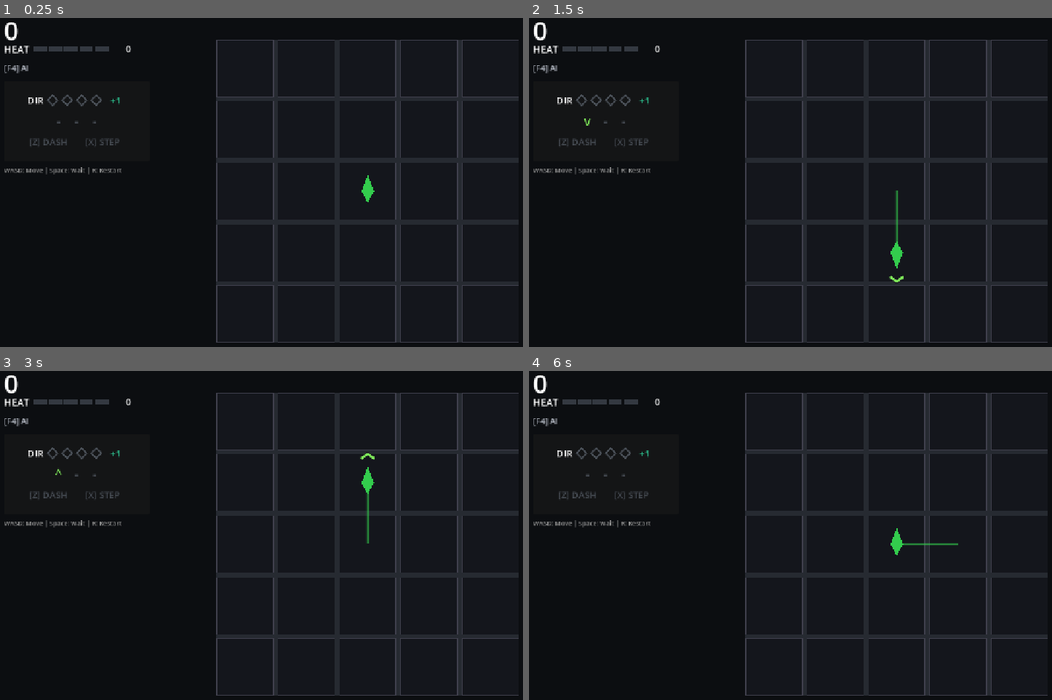
Above: before the commit, frames 1-4 (two rows, left to right).
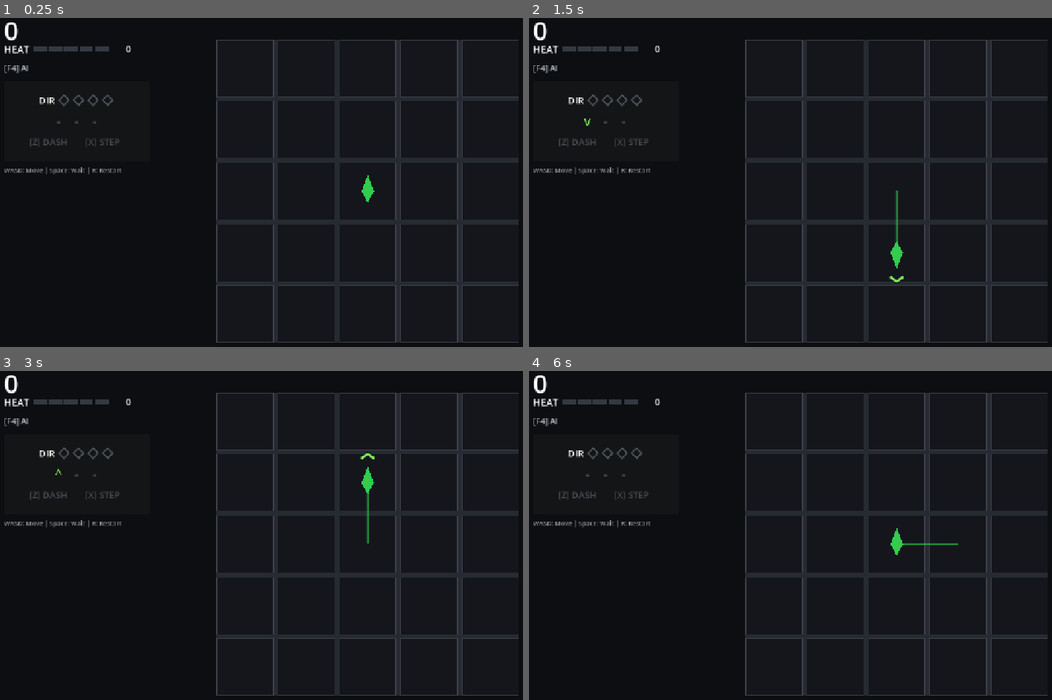
Above: after the commit, the same moments.

Repository: Periodev/DIR_03
Game: Godot game, scene res://scenes/extra_mode/extra_mode.tscn
Two runs of this game, one before a commit and one after it. Both use one fixed random seed, a clock stepped at 60 frames per second and the inputs below. This scene is started directly instead of the project's main scene. Sound files missing from this copy of the repository are replaced by a short silence.
Inputs (mouse positions are in pixels of both pictures, inside the frame that each line leads up to):
- Up to frame 1 (0.25 s): no input
- Up to frame 2 (1.5 s): tap Enter at 0.5 s; move the mouse to (942, 172) at 0.52 s; hold Right (move_right) 0.53-1.28 s; tap R at 0.6 s; click (942, 172) at 0.67 s; tap F5 (reset_level) at 1.25 s; move the mouse to (696, 208) at 1.27 s; hold Down (move_down) from 1.28 s (still down); tap X (install_vector) at 1.35 s
- Up to frame 3 (3 s): tap R at 1.55, 2.3 s; tap F5 (reset_level) at 2, 2.75 s; move the mouse to (345, 463) at 2.02 s; release Down (move_down) at 2.03 s; hold Right (move_right) 2.03-2.78 s; hold Space (trigger_vector) 2.03-2.78 s; move the mouse to (256, 617) at 2.77 s; hold Up (move_up) from 2.78 s (still down); tap Z (undo_command) at 2.85 s; click (256, 617) at 2.92 s
- Up to frame 4 (6 s): tap R at 3.05, 3.6, 4.55, 5.3, 5.85 s; tap F5 (reset_level) at 3.5, 4.25 s; move the mouse to (989, 598) at 3.52 s; release Up (move_up) at 3.53 s; hold Left (move_left) 3.53-5.03 s; move the mouse to (638, 489) at 4.27 s; tap Enter at 4.35 s; move the mouse to (842, 545) at 5.02 s; hold Down (move_down) 5.03-5.78 s; tap Keypad Enter at 5.1 s; click (842, 545) at 5.17 s; move the mouse to (727, 453) at 5.77 s; hold Right (move_right) from 5.78 s (still down)

The runs differ from the first frame. In frame 1, 0.3% of the frame differs, in the area x 5-23%, y 23-27%; in frame 2, 0.3%; in frame 3, 0.3%; in frame 4, 0.3%.

Commit message:
Refine Extra energy gain feedback

Diff:
--- a/scripts/extra_mode/Board.gd
+++ b/scripts/extra_mode/Board.gd
@@ -57,6 +57,7 @@
 var _pending_kill_visual: Array[Vector2i] = []  # 正在等待延遲視覺更新的格子
 var survival_turns: int = 0
 var energy_quarter_units: int = 0
+var last_energy_gain_quarter_units: int = 0
 var bonus_step_armed: bool = false
 var _bonus_step_kill_active: bool = false
 var ultimate_dashes_remaining: int = 0
@@ -154,6 +155,7 @@
 	_pending_kill_visual.clear()
 	survival_turns = 0
 	energy_quarter_units = 0
+	last_energy_gain_quarter_units = 0
 	bonus_step_armed = false
 	_bonus_step_kill_active = false
 	ultimate_dashes_remaining = 0
@@ -195,6 +197,7 @@
 	if _player_move_visual_pending:
 		return false
 	if ultimate_dashes_remaining > 0:
+		last_energy_gain_quarter_units = 0
 		return _try_ultimate_dash(dir)
 	var is_bonus_step: bool = bonus_step_armed
 
@@ -208,6 +211,7 @@
 	var target_type = grid[target.y][target.x]
 
 	if target_type == CharacterData.CellType.LIVE:
+		last_energy_gain_quarter_units = 0
 		return _complete_live_move(dir, target, is_bonus_step)
 
 	else:
@@ -220,6 +224,7 @@
 				return false  # No matching direction in queue
 		elif not _consume_attack_direction(dir):
 			return false  # No matching direction in queue
+		last_energy_gain_quarter_units = 0
 		_clear_attack_prompts()
 
 		var origin := player_pos
@@ -315,6 +320,7 @@
 
 	if not inventory.consume_charge():
 		return false
+	last_energy_gain_quarter_units = 0
 
 	player_facing_dir = dir
 	var target_type = grid[target.y][target.x]
@@ -344,6 +350,7 @@
 		return false
 	if bonus_step_armed or ultimate_dashes_remaining > 0:
 		return false
+	last_energy_gain_quarter_units = 0
 	score_manager.on_move_to_live()
 	return _finalize_turn_after_action()
 
@@ -414,6 +421,7 @@
 	if energy_quarter_units < cost:
 		return false
 	energy_quarter_units -= cost
+	last_energy_gain_quarter_units = 0
 	bonus_step_armed = true
 	play_bonus_step_sound()
 	_refresh_visuals()
@@ -421,6 +429,9 @@
 
 func get_energy_quarter_units() -> int:
 	return energy_quarter_units
+
+func get_last_energy_gain() -> int:
+	return last_energy_gain_quarter_units
 
 func play_bonus_step_sound() -> void:
 	var sound := AudioStreamPlayer.new()
@@ -447,6 +458,7 @@
 	if not bool(data["has_ult"]):
 		return false
 	energy_quarter_units = 0
+	last_energy_gain_quarter_units = 0
 	ultimate_dashes_remaining = ULT_DASH_COUNT
 	_ultimate_chain_started = false
 	play_ultimate_activation_sound()
@@ -626,10 +638,14 @@
 	)
 
 func _charge_energy_for_combo(combo: int) -> void:
+	var energy_gain: int = energy_gain_for_combo(combo)
 	energy_quarter_units = mini(
-		energy_quarter_units + energy_gain_for_combo(combo),
+		energy_quarter_units + energy_gain,
 		ENERGY_QUARTER_UNITS_MAX
 	)
+	# The HUD reports the Heat-tier reward, even if the bar itself is already
+	# capped and can accept only part of it.
+	last_energy_gain_quarter_units = energy_gain
 
 var cycle_resolved: bool = false  # true = this cycle already spawned, remaining turns idle
 
--- a/scripts/extra_mode/HUD.gd
+++ b/scripts/extra_mode/HUD.gd
@@ -14,6 +14,8 @@
 const SIDEBAR_WIDTH := 320.0
 const STATUS_PANEL_TOP := 158.0
 const STATUS_PANEL_HEIGHT := 176.0
+const ENERGY_ROW_CONTENT_WIDTH := 162.0
+const ENERGY_GAIN_WIDTH := 44.0
 
 var score_label: Label
 var combo_label: Label
@@ -125,16 +127,17 @@
 		energy_container.add_child(energy_slot)
 		energy_slots.append(energy_slot)
 
-	# What the next kill would add to the bar. Reads +0 while a STEP or an ULT
-	# chain is queued, because those kills are energy-sterile.
+	# Last resolved energy gain. This lives outside the HBox so changing or
+	# hiding it never shifts the DIR label and its four energy slots.
 	energy_gain_label = Label.new()
-	energy_gain_label.text = "+0"
+	energy_gain_label.text = ""
 	energy_gain_label.add_theme_font_size_override("font_size", 20)
 	energy_gain_label.add_theme_color_override("font_color", ENERGY_GAIN_COLOR)
-	energy_gain_label.custom_minimum_size = Vector2(44, 36)
+	energy_gain_label.size = Vector2(ENERGY_GAIN_WIDTH, 36)
 	energy_gain_label.vertical_alignment = VERTICAL_ALIGNMENT_CENTER
 	energy_gain_label.horizontal_alignment = HORIZONTAL_ALIGNMENT_CENTER
-	energy_row.add_child(energy_gain_label)
+	energy_gain_label.visible = false
+	add_child(energy_gain_label)
 
 	var direction_row := HBoxContainer.new()
 	direction_row.alignment = BoxContainer.ALIGNMENT_CENTER
@@ -297,11 +300,11 @@
 	heat_meter.set_heat(combo)
 
 func update_energy_gain(quarter_units: int) -> void:
+	energy_gain_label.visible = quarter_units > 0
+	if quarter_units <= 0:
+		return
 	energy_gain_label.text = "+%d" % quarter_units
-	energy_gain_label.add_theme_color_override(
-		"font_color",
-		ENERGY_GAIN_COLOR if quarter_units > 0 else ENERGY_GAIN_IDLE_COLOR
-	)
+	energy_gain_label.add_theme_color_override("font_color", ENERGY_GAIN_COLOR)
 
 func update_energy(
 	quarter_units: int,
@@ -404,6 +407,11 @@
 	var sidebar_width: float = min(SIDEBAR_WIDTH, viewport_size.x - SIDEBAR_MARGIN * 2.0)
 	inventory_panel.position = Vector2(SIDEBAR_MARGIN, STATUS_PANEL_TOP)
 	inventory_panel.size = Vector2(sidebar_width, STATUS_PANEL_HEIGHT)
+	energy_gain_label.position = Vector2(
+		SIDEBAR_MARGIN + (sidebar_width + ENERGY_ROW_CONTENT_WIDTH) * 0.5 + 4.0,
+		STATUS_PANEL_TOP + 24.0
+	)
+	energy_gain_label.size = Vector2(ENERGY_GAIN_WIDTH, 36.0)
 
 	message_label.position = Vector2(SIDEBAR_MARGIN, STATUS_PANEL_TOP + STATUS_PANEL_HEIGHT + 10.0)
 	message_label.size = Vector2(sidebar_width, 30)
--- a/scripts/extra_mode/Main.gd
+++ b/scripts/extra_mode/Main.gd
@@ -167,7 +167,7 @@
 		board.get_ultimate_dashes_remaining(),
 		board.get_bonus_step_cost()
 	)
-	hud.update_energy_gain(board.get_next_kill_energy_gain())
+	hud.update_energy_gain(board.get_last_energy_gain())
 	hud.update_state(board.game_state.current_state)
 
 func _on_spawn_hit_started(slot_count: int, energy_slot_index: int) -> void:
--- a/tools/benchmark_extra_combo_bot.gd
+++ b/tools/benchmark_extra_combo_bot.gd
@@ -26,6 +26,16 @@
 	await process_frame
 	var started_at: int = Time.get_ticks_msec()
 	var decisions: int = 0
+	# Per-action-type counts, so X/Z usage can be read off directly instead of
+	# guessed at from score alone. move_during_step and move_during_ult split
+	# out ACTION_MOVE calls that happen while a STEP or ULT chain is already
+	# armed (the follow-through presses), from ordinary moves/attacks.
+	var count_move: int = 0
+	var count_step_arm: int = 0
+	var count_ult_arm: int = 0
+	var count_wait: int = 0
+	var count_move_during_step: int = 0
+	var count_move_during_ult: int = 0
 	while decisions < MAX_DECISIONS and not board.game_state.is_game_over():
 		if Time.get_ticks_msec() - started_at >= TIMEOUT_MSEC:
 			break
@@ -35,12 +45,21 @@
 		var action: int = bot.choose_action(board)
 		match action:
 			DIRExtraComboBot.ACTION_MOVE:
+				if board.bonus_step_armed:
+					count_move_during_step += 1
+				elif board.get_ultimate_dashes_remaining() > 0:
+					count_move_during_ult += 1
+				else:
+					count_move += 1
 				board.try_move(bot.chosen_direction)
 			DIRExtraComboBot.ACTION_DASH:
+				count_step_arm += 1
 				board.try_energy_bonus_step()
 			DIRExtraComboBot.ACTION_ULT:
+				count_ult_arm += 1
 				board.try_energy_ultimate()
 			DIRExtraComboBot.ACTION_WAIT:
+				count_wait += 1
 				board.try_wait()
 			_:
 				break
@@ -56,5 +75,15 @@
 			board.score_manager.max_combo,
 		]
 	)
+	print(
+		"  actions: move=%d  X-arm=%d  X-follow=%d  Z-arm=%d  Z-dash=%d  wait=%d" % [
+			count_move,
+			count_step_arm,
+			count_move_during_step,
+			count_ult_arm,
+			count_move_during_ult,
+			count_wait,
+		]
+	)
 	board.queue_free()
 	await process_frame
Not shown, changed: tools/verify_v11_static.ps1
